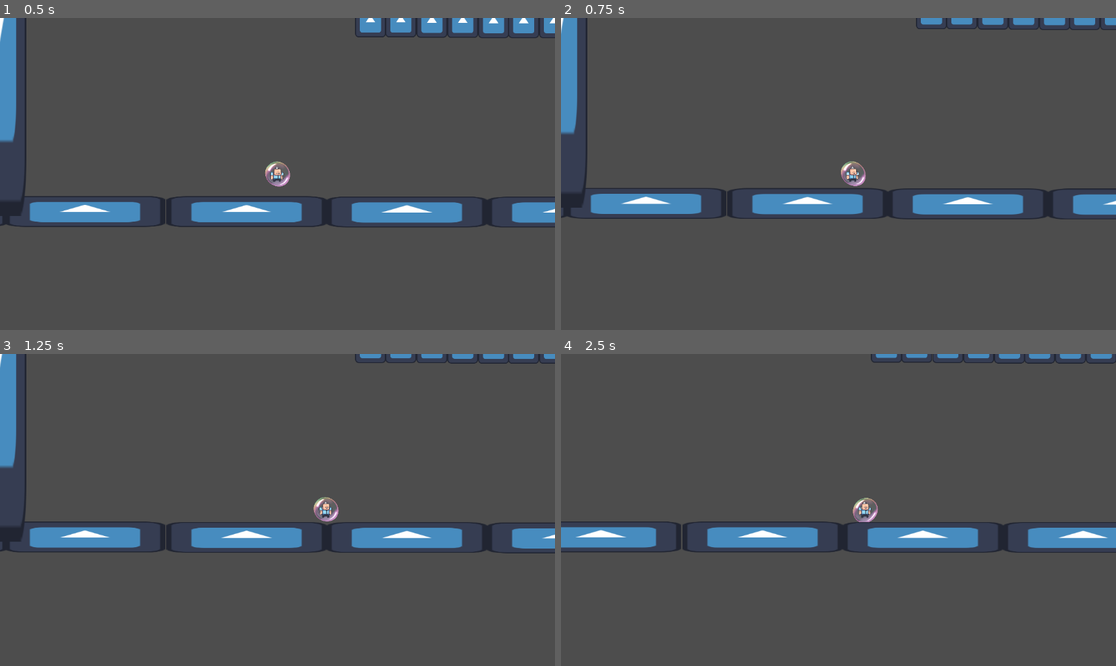
Above: before the commit, frames 1-4 (two rows, left to right).
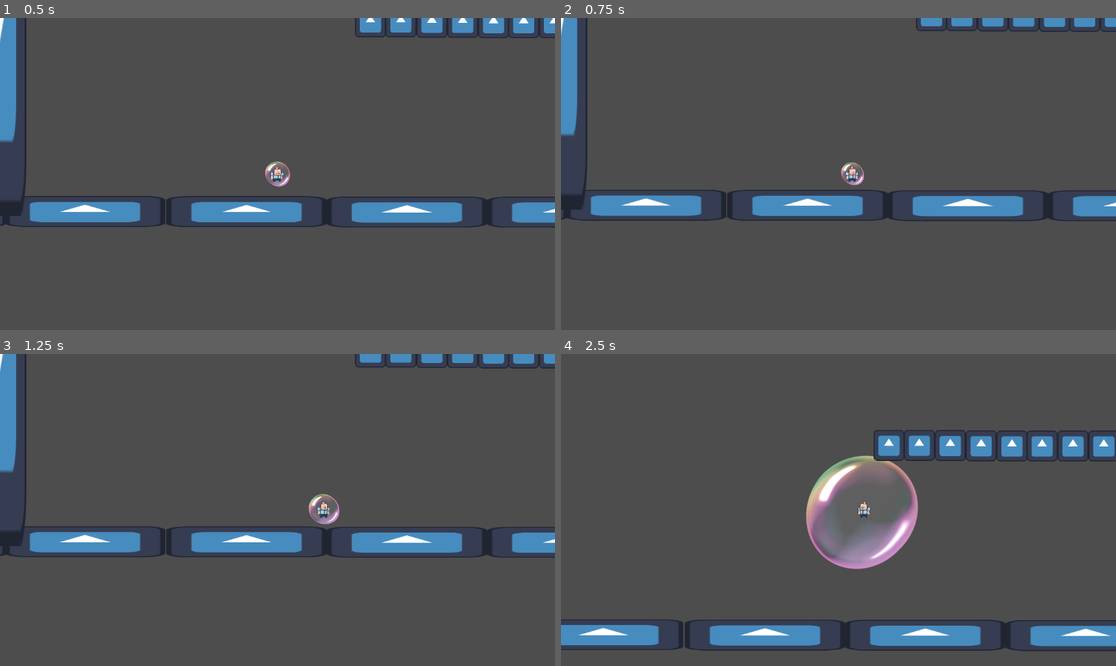
Above: after the commit, the same moments.

Repository: rcgRaf/bubbbleaway
Game: Godot game, scene res://scenes/levels/main_scene.tscn
Same seed, same stepped clock (60 frames per second), same inputs: the game is played once before the commit and once after it. The engine's default icon, where the game draws it, is replaced by a stand-in: a white triangle on a blue panel in a dark square.
Inputs:
- Up to frame 1 (0.5 s): no input
- Up to frame 2 (0.75 s): tap Enter (ui_accept) at 0.5, 0.6 s; hold Right (ui_right) from 0.53 s (still down)
- Up to frame 3 (1.25 s): keep holding Right (ui_right); tap Enter (ui_accept) at 0.77, 1.07 s
- Up to frame 4 (2.5 s): tap Enter (ui_accept) at 1.35, 1.52, 1.82, 2.1 s; release Right (ui_right) at 2.03 s; hold Left (ui_left) from 2.03 s (still down)

Frame 1 is identical in both runs. In frame 2, 3.1% of the frame differs, in the area x 0-100%, y 0-66%; in frame 3, 5.0%; in frame 4, 19%, in the area x 0-100%, y 0-96%.

Commit message:
Update bubble animation

Diff:
--- a/scenes/entities/bubble.tscn
+++ b/scenes/entities/bubble.tscn
@@ -52,7 +52,7 @@
 [sub_resource type="Curve" id="Curve_ku5pk"]
 min_value = -2.0
 max_value = 2.0
-_data = [Vector2(0, 2.98023e-08), 0.0, -0.312962, 0, 0, Vector2(0.0868132, -0.169143), 0.0, 0.0, 0, 0, Vector2(0.381319, 0.989714), 9.04127, 9.04127, 0, 0, Vector2(0.82967, 0.722286), 0.0, 0.0, 0, 0, Vector2(0.928571, 1.22743), 0.0, 0.0, 0, 0, Vector2(1, 1.01257), 0.444737, 0.0, 0, 0]
+_data = [Vector2(0, 2.98023e-08), 0.0, -0.312962, 0, 0, Vector2(0.0868132, -0.169143), 0.0, 0.0, 0, 0, Vector2(0.381319, 0.989714), 9.04127, 9.04127, 0, 0, Vector2(0.728571, 0.635018), 0.0, 0.0, 0, 0, Vector2(0.891209, 1.56437), 0.0, 0.0, 0, 0, Vector2(1, 1.01257), 0.444737, 0.0, 0, 0]
 point_count = 6
 
 [sub_resource type="CircleShape2D" id="CircleShape2D_asxnn"]
@@ -224,7 +224,7 @@
 [node name="AnimatedSprite2D" type="AnimatedSprite2D" parent="."]
 position = Vector2(4, -4)
 sprite_frames = SubResource("SpriteFrames_yjose")
-frame_progress = 0.565722
+frame_progress = 0.868798
 
 [node name="Camera2D" type="Camera2D" parent="."]
 zoom = Vector2(0.5, 0.5)
--- a/scripts/player/bubble.gd
+++ b/scripts/player/bubble.gd
@@ -32,11 +32,11 @@
 
 @onready var bubble:= $BubbleCollisionShape # $AnimatedSprite2D
 @onready var bubble_sprite := $BubbleCollisionShape/bubble_sprite
-#@onready var character_anim_sprite:= $AnimatedSprite2D
+@onready var character_anim_sprite:= $AnimatedSprite2D
 @export var animation_curve: Curve
 @onready var DEFAULT_SCALE: Vector2 = bubble.scale
 @onready var SQUISH_SCALE: Vector2 = DEFAULT_SCALE * 2.0
-const ANIMATION_DURATION := 0.5
+const ANIMATION_DURATION := 1.0
 var animation_time_passed := 0.0
 var is_animating := false
 
@@ -45,11 +45,9 @@
 	animation_time_passed = 0.0
 	DEFAULT_SCALE = bubble.scale
 	SQUISH_SCALE = Vector2(1,1) * health * 0.5
-	bubble_sprite.material.set_shader_parameter("amplitude_y", 60.0)
-	bubble_sprite.material.set_shader_parameter("amplitude_x", 60.0)
 
 
-func play_squish_animation(delta):
+func handle_squish_animation(delta):
 	if is_animating:
 		animation_time_passed += delta
 		bubble.scale = DEFAULT_SCALE.lerp(SQUISH_SCALE, animation_curve.sample(animation_time_passed / ANIMATION_DURATION))
@@ -57,8 +55,6 @@
 		if animation_time_passed >= ANIMATION_DURATION:
 			animation_time_passed = 0.0
 			is_animating = false
-			bubble_sprite.material.set_shader_parameter("amplitude_y", 20.0)
-			bubble_sprite.material.set_shader_parameter("amplitude_x", 20.0)
 
 
 const SPEED = 300.0
@@ -77,15 +73,15 @@
 
 
 func _process(delta: float) -> void:
-	if Input.is_action_just_pressed("ui_up"):
+	if Input.is_action_just_pressed("ui_accept"):
 		heal(1)
 	elif Input.is_action_just_pressed("ui_down"):
 		take_damage(1)
 
 	#if Input.is_action_just_pressed("ui_accept"):
 		#start_squish_animation()
-	play_squish_animation(delta)
-	#character_anim_sprite.flip_h = false if is_looking_right else true
+	handle_squish_animation(delta)
+	character_anim_sprite.flip_h = false if is_looking_right else true
 
 func _physics_process(delta: float) -> void:
 	if not is_on_floor():
